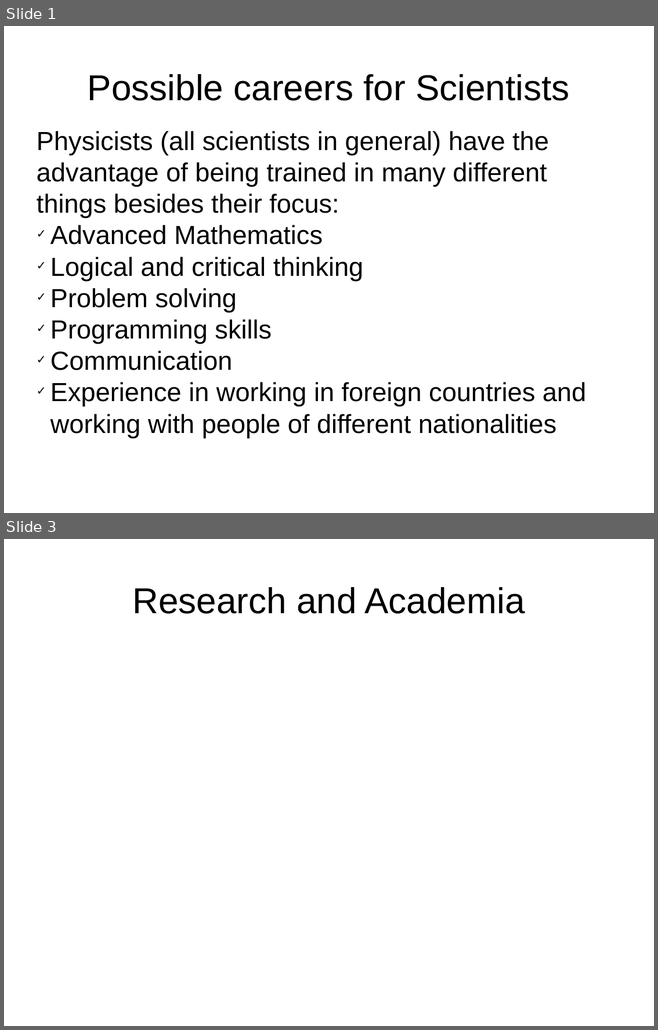
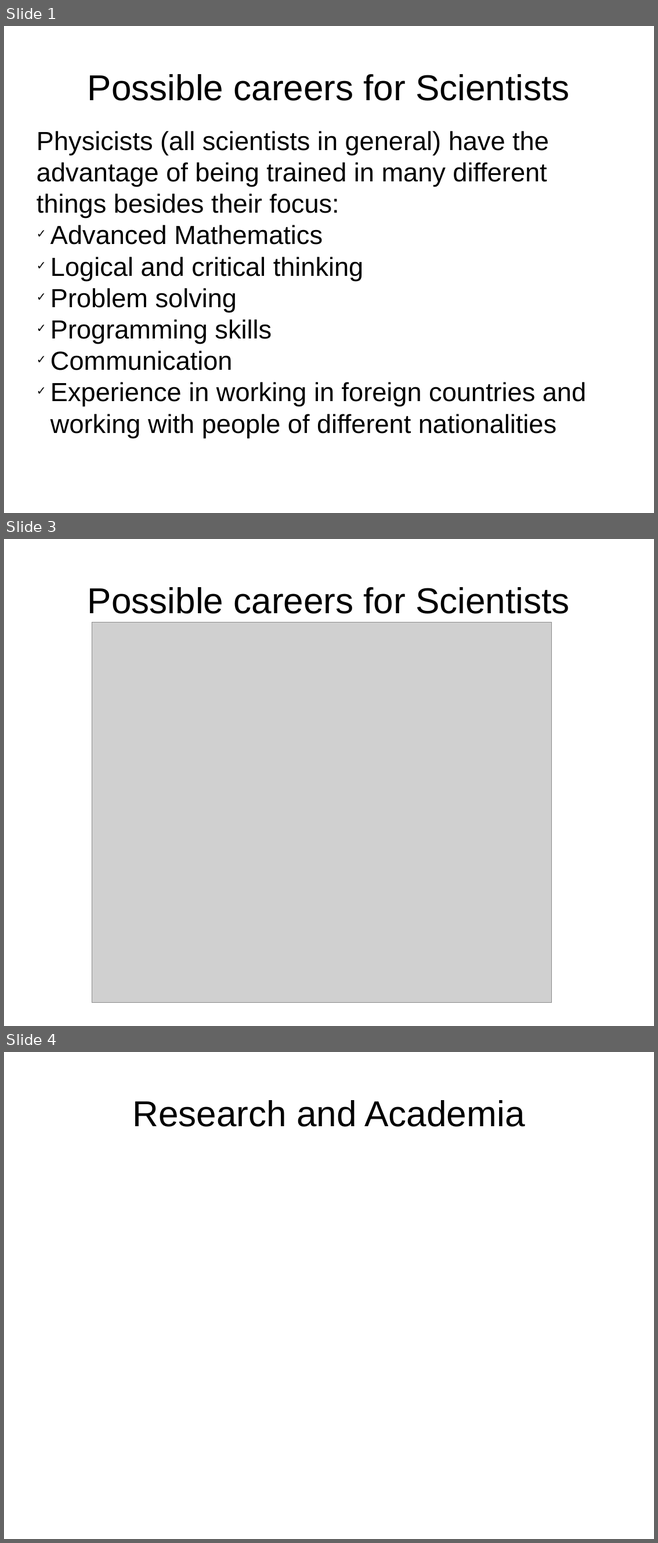
Before and after one commit to Schuea/PhD, a slide deck: talks/LCWS_Morioka_Outreach_Future.odp. Shown one above the other, each under a label of ours: slides 1 and 3 before the commit, slides 1, 3 and 4 after it; the slides between them are not shown. The pictures are 658x1030 and 658x1543 pixels, drawn with LibreOffice and Linux fonts; fonts in the diff are those of the drawing; grey boxes stand for pictures. Boxes give left, top, right and bottom in pixels: in the first picture for what was removed or moved away, otherwise in the second. Text is boxed around its words. In the diff, an @@ line names an element or a change of style, - is before the commit and + after.

```diff
--- a/talks/LCWS_Morioka_Outreach_Future.odp
+++ b/talks/LCWS_Morioka_Outreach_Future.odp
@@ slide 3 added at <box>4,539,654,1026</box>, background #FFFFFF @@
@@ title added at <box>88,587,569,614</box>, 44 pt, text #000000 @@
+Possible careers for Scientists
@@ picture added at <box>92,623,552,1004</box> @@
@@ what was slide 3 is now slide 4 @@
```
Also in this commit, not shown: 2 slides changed, 2 other slides added, 1 slide removed.
